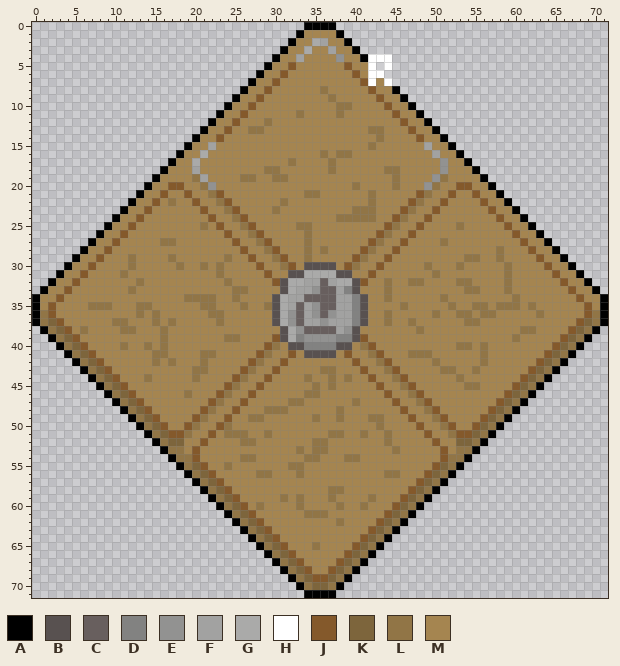
Two states of a sprite sheet, game/Celestia/assets/ui/hud/rotative_invent_hand_v2.png. Above: the version before the commit.
The file is 72x72 pixels.
Palette (. is transparent): A #000000  B #585150  C #685f5e  D #828281  E #929291  F #a2a2a1  G #aaaaa9  H #ffffff  J #84592b  K #7d653c  L #917546  M #a58550
The same view after the edit:
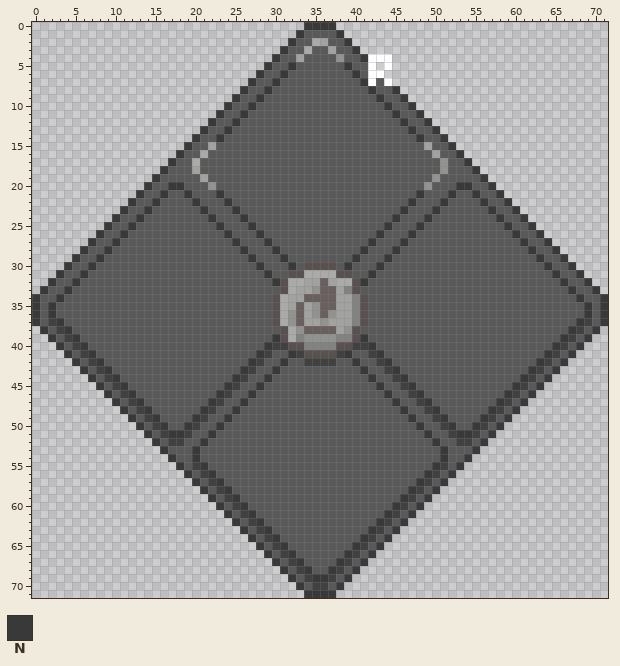
Colours new in this view: N #393939
Change:
colour K: #7d653c -> #414141
colour M: #a58550 -> #595959
y 0: x 34..37 AAAA -> NNNN
y 1: x 33 A -> N; x 38 A -> N
y 2: x 32 A -> N; x 39 A -> N
y 3: x 31 A -> N; x 40 A -> N
y 4: x 30 A -> N; x 41 A -> N
y 5: x 29 A -> N; x 32 J -> N; x 39 J -> N
y 6: x 28 A -> N; x 31 J -> N; x 40 J -> N
y 7: x 27 A -> N; x 30 J -> N; x 41 J -> N
y 8: x 26 A -> N; x 29 J -> N; x 36 L -> M; x 42 J -> N; x 45 A -> N
y 9: x 25 A -> N; x 28 J -> N; x 37 L -> M; x 43 J -> N; x 46 A -> N
y 10: x 24 A -> N; x 27 J -> N; x 38..39 LL -> MM; x 44 J -> N; x 47 A -> N
y 11: x 23 A -> N; x 26 J -> N; x 33 L -> M; x 38 L -> M; x 45 J -> N; x 48 A -> N
y 12: x 22 A -> N; x 25 J -> N; x 29 L -> M; x 46 J -> N; x 49 A -> N
y 13: x 21 A -> N; x 24 J -> N; x 27..28 LL -> MM; x 42..43 LL -> MM; x 47 J -> N; x 50 A -> N
y 14: x 20 A -> N; x 23 J -> N; x 43 L -> M; x 48 J -> N; x 51 A -> N
y 15: x 19 A -> N; x 42 L -> M; x 52 A -> N
y 16: x 18 A -> N; x 36 L -> M; x 38..39 LL -> MM; x 53 A -> N
y 17: x 17 A -> N; x 32 L -> M; x 37 L -> M; x 54 A -> N
y 18: x 16 A -> N; x 29..30 LL -> MM; x 37 L -> M; x 44..45 LL -> MM; x 55 A -> N
y 19: x 15 A -> N; x 20 L -> M; x 26..27 LL -> MM; x 30..31 LL -> MM; x 45 L -> M; x 51 L -> M; x 56 A -> N
y 20: x 14 A -> N; x 17..18 JJ -> NN; x 21 L -> M; x 40 L -> M; x 45 L -> M; x 50 L -> M; x 53..54 JJ -> NN; x 57 A -> N
y 21: x 13 A -> N; x 16 J -> N; x 19 J -> N; x 22..23 LJ -> MN; x 34..35 LL -> MM; x 42 L -> M; x 48..49 JL -> NM; x 52 J -> N; x 55 J -> N; x 58 A -> N
y 22: x 12 A -> N; x 15 J -> N; x 17 L -> M; x 20 J -> N; x 23..24 LJ -> MN; x 31 L -> M; x 42 L -> M; x 47..48 JL -> NM; x 51 J -> N; x 56 J -> N; x 59 A -> N
y 23: x 11 A -> N; x 14 J -> N; x 21 J -> N; x 24..25 LJ -> MN; x 30 L -> M; x 40..42 LLL -> MMM; x 46..47 JL -> NM; x 50 J -> N; x 57 J -> N; x 60 A -> N
y 24: x 10 A -> N; x 13 J -> N; x 22 J -> N; x 25..26 LJ -> MN; x 38..42 LLLLL -> MMMMM; x 45..46 JL -> NM; x 49 J -> N; x 58 J -> N; x 61 A -> N
y 25: x 9 A -> N; x 12 J -> N; x 21 L -> M; x 23 J -> N; x 26..27 LJ -> MN; x 33..34 LL -> MM; x 44..45 JL -> NM; x 48 J -> N; x 53 L -> M; x 59 J -> N; x 62 A -> N
y 26: x 8 A -> N; x 11 J -> N; x 24 J -> N; x 27..28 LJ -> MN; x 34 L -> M; x 43..44 JL -> NM; x 47 J -> N; x 60 J -> N; x 63 A -> N
y 27: x 7 A -> N; x 10 J -> N; x 16..17 LL -> MM; x 25 J -> N; x 28..29 LJ -> MN; x 34 L -> M; x 42..43 JL -> NM; x 46 J -> N; x 51 L -> M; x 61 J -> N; x 64 A -> N
y 28: x 6 A -> N; x 9 J -> N; x 26 J -> N; x 29..30 LJ -> MN; x 34 L -> M; x 36 L -> M; x 41..42 JL -> NM; x 45 J -> N; x 58 L -> M; x 62 J -> N; x 65 A -> N
y 29: x 5 A -> N; x 8 J -> N; x 12 L -> M; x 17 L -> M; x 24 L -> M; x 27 J -> N; x 30..31 LJ -> MN; x 34 L -> M; x 40..41 JL -> NM; x 44 J -> N; x 54..55 LL -> MM; x 58 L -> M; x 63 J -> N; x 66 A -> N
y 30: x 4 A -> N; x 7 J -> N; x 12 L -> M; x 18 L -> M; x 21 L -> M; x 23 L -> M; x 28 J -> N; x 31..32 LJ -> MN; x 39..40 JL -> NM; x 43 J -> N; x 49 L -> M; x 53 L -> M; x 59 L -> M; x 64 J -> N; x 67 A -> N
y 31: x 3 A -> N; x 6 J -> N; x 11 L -> M; x 23 L -> M; x 29 J -> N; x 42 J -> N; x 50 L -> M; x 59 L -> M; x 65 J -> N; x 68 A -> N
y 32: x 2 A -> N; x 5 J -> N; x 13 L -> M; x 24 L -> M; x 30 J -> N; x 41 J -> N; x 44 L -> M; x 47..48 LL -> MM; x 53..54 LL -> MM; x 59 L -> M; x 66 J -> N; x 69 A -> N
y 33: x 1 A -> N; x 4 J -> N; x 12 L -> M; x 25..26 LL -> MM; x 44 L -> M; x 54..55 LL -> MM; x 59 L -> M; x 67 J -> N; x 70 A -> N
y 34: x 0 A -> N; x 3 J -> N; x 19..22 LLLL -> MMMM; x 25 L -> M; x 44 L -> M; x 51 L -> M; x 60 L -> M; x 68 J -> N; x 71 A -> N
y 35: x 0 A -> N; x 2 J -> N; x 7..9 LLL -> MMM; x 13..14 LL -> MM; x 21..22 LL -> MM; x 26 L -> M; x 29 L -> M; x 46 L -> M; x 52 L -> M; x 55..56 LL -> MM; x 58..60 LLL -> MMM; x 62 L -> M; x 69 J -> N; x 71 A -> N
y 36: x 0..2 ALJ -> NMN; x 13 L -> M; x 15 L -> M; x 22..23 LL -> MM; x 44 L -> M; x 50 L -> M; x 53..54 LL -> MM; x 56..57 LL -> MM; x 63 L -> M; x 69..71 JLA -> NMN
y 37: x 0..1 AL -> NM; x 3 J -> N; x 10..11 LL -> MM; x 15 L -> M; x 17 L -> M; x 23 L -> M; x 44 L -> M; x 47 L -> M; x 54..55 LL -> MM; x 68 J -> N; x 70..71 LA -> MN
y 38: x 1..2 AL -> NM; x 4 J -> N; x 6 L -> M; x 11..12 LL -> MM; x 16 L -> M; x 48 L -> M; x 61..62 LL -> MM; x 67 J -> N; x 69..70 LA -> MN
y 39: x 2..3 AL -> NM; x 5 J -> N; x 16 L -> M; x 24..25 LL -> MM; x 30 J -> N; x 41 J -> N; x 60 L -> M; x 66 J -> N; x 68..69 LA -> MN
y 40: x 3..4 AL -> NM; x 6 J -> N; x 11 L -> M; x 14 L -> M; x 16 L -> M; x 29..31 JLM -> NKK; x 40..42 MLJ -> KKN; x 53..54 LL -> MM; x 56 L -> M; x 65 J -> N; x 67..68 LA -> MN
y 41: x 4..5 AL -> NM; x 7 J -> N; x 15..16 LL -> MM; x 21..22 LL -> MM; x 28..29 JL -> NK; x 32..33 JM -> NK; x 38..39 MJ -> KN; x 42..43 LJ -> KN; x 47..49 LLL -> MMM; x 56 L -> M; x 64 J -> N; x 66..67 LA -> MN
y 42: x 5..6 AL -> NM; x 8 J -> N; x 15 L -> M; x 17 L -> M; x 21 L -> M; x 27..28 JL -> NK; x 31 J -> N; x 34..37 MMMM -> KKKK; x 40 J -> N; x 43..44 LJ -> KN; x 50 L -> M; x 56 L -> M; x 63 J -> N; x 65..66 LA -> MN
y 43: x 6..7 AL -> NM; x 9 J -> N; x 20..21 LL -> MM; x 26..27 JL -> NK; x 30 J -> N; x 36..37 LL -> MM; x 41 J -> N; x 44..45 LJ -> KN; x 51..52 LL -> MM; x 55 L -> M; x 62 J -> N; x 64..65 LA -> MN
y 44: x 7..8 AL -> NM; x 10 J -> N; x 14 L -> M; x 20 L -> M; x 25..26 JL -> NK; x 29 J -> N; x 34 L -> M; x 37 L -> M; x 39 L -> M; x 42 J -> N; x 45..46 LJ -> KN; x 53 L -> M; x 61 J -> N; x 63..64 LA -> MN
y 45: x 8..9 AL -> NM; x 11 J -> N; x 24..25 JL -> NK; x 28 J -> N; x 35 L -> M; x 37 L -> M; x 43 J -> N; x 46..47 LJ -> KN; x 54..55 LL -> MM; x 60 J -> N; x 62..63 LA -> MN
y 46: x 9..10 AL -> NM; x 12 J -> N; x 19 L -> M; x 23..24 JL -> NK; x 27 J -> N; x 34..35 LL -> MM; x 44 J -> N; x 47..48 LJ -> KN; x 59 J -> N; x 61..62 LA -> MN
y 47: x 10..11 AL -> NM; x 13 J -> N; x 22..23 JL -> NK; x 26 J -> N; x 32..33 LL -> MM; x 40 L -> M; x 45 J -> N; x 48..49 LJ -> KN; x 58 J -> N; x 60..61 LA -> MN
y 48: x 11..12 AL -> NM; x 14 J -> N; x 21..22 JL -> NK; x 25 J -> N; x 29..31 LLL -> MMM; x 38 L -> M; x 46 J -> N; x 49..50 LJ -> KN; x 57 J -> N; x 59..60 LA -> MN
y 49: x 12..13 AL -> NM; x 15 J -> N; x 20..21 JL -> NK; x 24 J -> N; x 27..28 LL -> MM; x 35 L -> M; x 38 L -> M; x 42..43 LL -> MM; x 47 J -> N; x 50..51 LJ -> KN; x 56 J -> N; x 58..59 LA -> MN
y 50: x 13..14 AL -> NM; x 16 J -> N; x 19..20 JL -> NK; x 23..24 JL -> NM; x 43 L -> M; x 48 J -> N; x 51..52 LJ -> KN; x 55 J -> N; x 57..58 LA -> MN
y 51: x 14..15 AL -> NM; x 17..19 JJL -> NNK; x 22 J -> N; x 24..26 LLL -> MMM; x 29 L -> M; x 37..38 LL -> MM; x 41 L -> M; x 44 L -> M; x 49 J -> N; x 52..54 LJJ -> KNN; x 56..57 LA -> MN
y 52: x 15..16 AL -> NM; x 21 J -> N; x 26..27 LL -> MM; x 35..36 LL -> MM; x 44 L -> M; x 50 J -> N; x 55..56 LA -> MN
y 53: x 16..18 ALL -> NMM; x 20 J -> N; x 33 L -> M; x 35..36 LL -> MM; x 45 L -> M; x 51 J -> N; x 53..55 LLA -> MMN
y 54: x 17..20 ALLJ -> NMMN; x 26..27 LL -> MM; x 34..35 LL -> MM; x 39..40 LL -> MM; x 51..54 JLLA -> NMMN
y 55: x 18..19 AL -> NM; x 21 J -> N; x 24 L -> M; x 32..33 LL -> MM; x 50 J -> N; x 52..53 LA -> MN
y 56: x 19..20 AL -> NM; x 22 J -> N; x 28..29 LL -> MM; x 33 L -> M; x 44..45 LL -> MM; x 49 J -> N; x 51..52 LA -> MN
y 57: x 20..21 AL -> NM; x 23 J -> N; x 48 J -> N; x 50..51 LA -> MN
y 58: x 21..22 AL -> NM; x 24 J -> N; x 37..38 LL -> MM; x 47 J -> N; x 49..50 LA -> MN
y 59: x 22..23 AL -> NM; x 25 J -> N; x 31 L -> M; x 33 L -> M; x 37 L -> M; x 42 L -> M; x 46 J -> N; x 48..49 LA -> MN
y 60: x 23..24 AL -> NM; x 26 J -> N; x 28 L -> M; x 33 L -> M; x 38 L -> M; x 41 L -> M; x 45 J -> N; x 47..48 LA -> MN
y 61: x 24..25 AL -> NM; x 27 J -> N; x 34..36 LLL -> MMM; x 44 J -> N; x 46..47 LA -> MN
y 62: x 25..26 AL -> NM; x 28 J -> N; x 38 L -> M; x 43 J -> N; x 45..46 LA -> MN
y 63: x 26..27 AL -> NM; x 29 J -> N; x 42 J -> N; x 44..45 LA -> MN
y 64: x 27..28 AL -> NM; x 30 J -> N; x 41 J -> N; x 43..44 LA -> MN
y 65: x 28..29 AL -> NM; x 31 J -> N; x 35 L -> M; x 40 J -> N; x 42..43 LA -> MN
y 66: x 29..30 AL -> NM; x 32 J -> N; x 39 J -> N; x 41..42 LA -> MN
y 67: x 30..31 AL -> NM; x 33 J -> N; x 38 J -> N; x 40..41 LA -> MN
y 68: x 31..32 AL -> NM; x 34 J -> N; x 37 J -> N; x 39..40 LA -> MN
y 69: x 32..33 AL -> NM; x 35..36 JJ -> NN; x 38..39 LA -> MN
y 70: x 33..34 AL -> NM; x 37..38 LA -> MN
y 71: x 34..37 AAAA -> NNNN
Pixel boxes of the changes (left, top, right, bottom) in both pictures:
changed: (32, 22, 608, 598)
